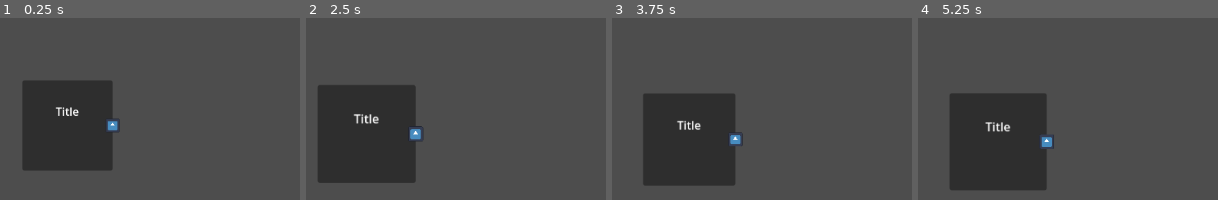
Above: before the commit, frames 1-4 (left to right).
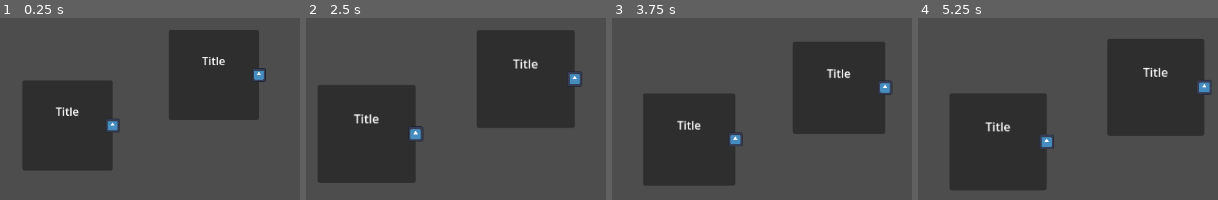
Above: after the commit, the same moments.

Repository: yosshipaopao/algo-game
Game: Godot game, scene res://main.tscn
Same seed, same stepped clock (60 frames per second), same inputs: the game is played once before the commit and once after it. The engine's default icon, where the game draws it, is replaced by a stand-in: a white triangle on a blue panel in a dark square.
Inputs (mouse positions are in pixels of both pictures, inside the frame that each line leads up to):
- Up to frame 1 (0.25 s): no input
- Up to frame 2 (2.5 s): tap Enter at 0.5 s; move the mouse to (549, 103) at 0.52 s; tap Mouse wheel up (zoom_in_cam) at 0.6, 2.3 s; click (549, 103) at 0.67 s; tap Mouse wheel down (zoom_out_cam) at 0.8 s; drag from (outside the picture) to (outside the picture) at 1.27 s; tap Space at 2 s; move the mouse to (453, 27) at 2.02 s; press the mouse at (453, 27) at 2.03 s
- Up to frame 3 (3.75 s): release the mouse at (759, 27) at 2.75 s; drag from (outside the picture) to (outside the picture) at 2.77 s; tap Enter at 3.5 s; move the mouse to (outside the picture) at 3.52 s; press the mouse at (outside the picture) at 3.53 s; tap Mouse wheel down (zoom_out_cam) at 3.6 s
- Up to frame 4 (5.25 s): release the mouse at (outside the picture) at 4.25 s; drag from (outside the picture) to (outside the picture) at 4.27 s; tap Space at 5 s; move the mouse to (1026, 125) at 5.02 s; tap Mouse wheel up (zoom_in_cam) at 5.1 s; click (1026, 125) at 5.17 s

The runs differ from the first frame. In frame 1, 15% of the frame differs, in the area x 56-89%, y 6-57%; in frame 2, 17%, in the area x 57-92%, y 6-61%; in frame 3, 15%; in frame 4, 17%.
Error after the commit: Parse Error: Class "Main" hides a global script class. (res://Main.gd:1)

Commit message:
fix connect algolizm

Diff:
--- a/Area2D.gd
+++ /dev/null
@@ -1,33 +0,0 @@
-extends Area2D
-
-var is_following_parent := true
-var is_mouse_entered := false
-var dragging := false
-var mouse_start: Vector2
-var start_pos: Vector2
-
-func _mouse_enter(): is_mouse_entered = true
-func _mouse_exit(): is_mouse_entered = false
-
-func _input(event: InputEvent) -> void:
-	if event is InputEventMouseButton:
-		if is_mouse_entered&&event.is_pressed():
-			mouse_start = get_viewport().get_mouse_position()
-			start_pos = position
-			dragging = true
-		else:
-			dragging = false
-
-func _physics_process(_delta: float) -> void:
-	if dragging&&get_parent().path_moveable:
-		var mouse_now := get_viewport().get_mouse_position()
-		mouse_now = mouse_now.clamp(Vector2(0, 0), get_viewport().size)
-		position = start_pos + (mouse_now - mouse_start) / get_parent().zoom
-		is_following_parent = false
-		if (position - Vector2(65, 0)).abs() < Vector2(65, 65):
-			is_following_parent = true
-			get_parent().redraw_path(false)
-		else:
-			get_parent().redraw_path()
-	if is_following_parent:
-		position = Vector2(65, 0)
--- a/CharacterBody2D.gd
+++ b/Block.gd
@@ -14,16 +14,13 @@
 
 signal moved(pos:Vector2)
 
-var zoom: Vector2:
-	get: return get_parent().zoom
-
 var dragging := false
 var mouse_start: Vector2
 var start_pos := Vector2.ZERO
 var start_path_pos: Vector2
 
-func _physics_process(_delta: float) -> void:
-	if dragging&&!Input.is_mouse_button_pressed(MOUSE_BUTTON_LEFT):
+func _process(_delta: float) -> void:
+	if dragging&&!Input.is_action_pressed("click"):
 		dragging = false
 		if reset_pos:
 			position = Vector2.ZERO
@@ -31,7 +28,7 @@
 		var mouse_now := get_viewport().get_mouse_position()
 		if limit_viewport:
 			mouse_now = mouse_now.clamp(Vector2(0, 0), get_viewport().size)
-		position = start_pos + (mouse_now - mouse_start) / zoom
+		position = start_pos + (mouse_now - mouse_start) / get_viewport().get_camera_2d().zoom
 		moved.emit(global_position)
 
 func _on_container_gui_input(event: InputEvent) -> void:
--- a/BlockRes.gd
+++ /dev/null
@@ -1,4 +0,0 @@
-class_name Block extends Resource
-
-
-@export var moveable := true
--- a/Camera2D.gd
+++ b/Camera2D.gd
@@ -5,16 +5,15 @@
 @onready var zoom_target: Vector2 = zoom
 var zoom_pos_target: Vector2 = Vector2.ZERO
 
-func _unhandled_input(event: InputEvent) -> void:
+func _input(event: InputEvent) -> void:
 	if event is InputEventMouseMotion:
 		if event.button_mask == MOUSE_BUTTON_MASK_MIDDLE:
 			position -= event.relative / zoom
 
-func _physics_process(delta: float) -> void:
+func _process(delta: float) -> void:
 	if Vector2.ZERO > get_viewport().get_mouse_position()||get_viewport().get_mouse_position() > Vector2(get_viewport().size):
 		return
-
-	var before = zoom_target
+	var before := zoom_target
 	if Input.is_action_just_pressed("zoom_in_cam"):
 		zoom_target *= 1.1
 	if Input.is_action_just_pressed("zoom_out_cam"):
@@ -23,7 +22,7 @@
 
 	if Input.is_action_just_pressed("zoom_in_cam")||Input.is_action_just_pressed("zoom_out_cam"):
 		var zoom_point_pos = get_viewport().get_mouse_position() - Vector2(get_viewport().size) / 2
-		zoom_pos_target += (zoom_point_pos / before - zoom_point_pos / zoom_target)
+		zoom_pos_target += zoom_point_pos / before - zoom_point_pos / zoom_target
 
 	zoom = zoom.slerp(zoom_target, zoom_speed * delta)
 	position += Vector2.ZERO.slerp(zoom_pos_target, zoom_speed * delta)
--- a/Path2D.gd
+++ b/Path2D.gd
@@ -1,10 +1,19 @@
 extends Path2D
 
-@onready var connection: Node2D = $"../connection"
+@onready var plug: Plug = $"../Plug"
+
+func _ready() -> void:
+	curve = Curve2D.new()
+	curve.add_point(Vector2(65,0),Vector2.ZERO,Vector2(200,0))
+	curve.add_point(Vector2(0,0),Vector2(-200,0),Vector2.ZERO)
 
 func _draw():
 	draw_polyline(curve.get_baked_points(), Color("#ff0000"), 4.0)
 
 func _process(_delta: float) -> void:
-	curve.set_point_position(1, connection.position)
-	queue_redraw()
+	if plug.connect_to or plug.dragging:
+		visible = true
+		curve.set_point_position(1, to_local(plug.global_position))
+		queue_redraw()
+	else:
+		visible = false
--- /dev/null
+++ b/Plug.gd
@@ -0,0 +1,47 @@
+class_name Plug extends Node2D
+
+
+var is_following := true
+var following_position := Vector2(65, 0)
+
+var connect_to : InputPort
+signal disconnect_port
+
+@onready var parent_block :BlockNode= get_parent()
+@onready var main :Main= get_parent().get_parent()
+var dragging := false
+var mouse_start: Vector2
+var start_pos: Vector2
+
+func _on_panel_gui_input(event: InputEvent) -> void:
+	if event is InputEventMouseButton:
+		if event.is_pressed():
+			mouse_start = get_viewport().get_mouse_position()
+			start_pos = position
+			dragging = true
+			main.dragging_connection = self
+		else:
+			dragging = false
+			if connect_to and (connect_to.global_position - global_position).length() > 50:
+				disconnect_port.emit()
+				connect_to = null
+				get_parent().remove_child(self)
+				parent_block.add_child(self)
+
+func _process(_delta: float) -> void:
+	if dragging:
+		var mouse_now := get_viewport().get_mouse_position()
+		mouse_now = mouse_now.clamp(Vector2(0, 0), get_viewport().size)
+		position = start_pos + (mouse_now - mouse_start) / get_viewport().get_camera_2d().zoom
+	elif not connect_to:
+		position = following_position
+
+
+func request_connect(input_port:InputPort)->bool:
+	if not connect_to:
+		get_parent().remove_child(self)
+		input_port.add_child(self)
+		position = Vector2.ZERO
+		connect_to = input_port
+		return true
+	return false
--- a/SelectorBlock.tscn
+++ /dev/null
@@ -1,31 +0,0 @@
-[gd_scene load_steps=3 format=3 uid="uid://dtex4pnswywhh"]
-
-[ext_resource type="Script" path="res://sub_viewport.gd" id="1_8jre7"]
-[ext_resource type="PackedScene" uid="uid://dwb5ifuh8tu4p" path="res://block.tscn" id="1_n213d"]
-
-[node name="SubViewportContainer2" type="SubViewportContainer"]
-custom_minimum_size = Vector2(0, 150)
-anchors_preset = 15
-anchor_right = 1.0
-anchor_bottom = 1.0
-grow_horizontal = 2
-grow_vertical = 2
-size_flags_horizontal = 3
-mouse_force_pass_scroll_events = false
-stretch = true
-
-[node name="SubViewport" type="SubViewport" parent="."]
-handle_input_locally = false
-physics_object_picking = true
-size = Vector2i(1152, 648)
-render_target_update_mode = 4
-script = ExtResource("1_8jre7")
-
-[node name="Camera2D" type="Camera2D" parent="SubViewport"]
-drag_horizontal_enabled = true
-drag_vertical_enabled = true
-
-[node name="Block" parent="SubViewport" instance=ExtResource("1_n213d")]
-path_moveable = false
-reset_pos = true
-limit_viewport = false
--- a/Test.tscn
+++ /dev/null
@@ -1,11 +0,0 @@
-[gd_scene load_steps=3 format=3 uid="uid://btacj2lsymg3q"]
-
-[ext_resource type="Script" path="res://Camera2D.gd" id="1_4slp6"]
-[ext_resource type="PackedScene" uid="uid://bi5jjxd8ie2q7" path="res://TestBlock.tscn" id="1_qityl"]
-
-[node name="Test" type="Node2D"]
-
-[node name="Camera2D" type="Camera2D" parent="."]
-script = ExtResource("1_4slp6")
-
-[node name="TestBlock" parent="." instance=ExtResource("1_qityl")]
--- a/TestBlock.tscn
+++ /dev/null
@@ -1,41 +0,0 @@
-[gd_scene load_steps=3 format=3 uid="uid://bi5jjxd8ie2q7"]
-
-[ext_resource type="Texture2D" uid="uid://jj2647cnncgy" path="res://icon.svg" id="1_pvpny"]
-
-[sub_resource type="StyleBoxTexture" id="StyleBoxTexture_pou7a"]
-texture = ExtResource("1_pvpny")
-
-[node name="TestBlock" type="Control"]
-layout_mode = 3
-anchor_left = -0.0564236
-anchor_top = -0.100309
-anchor_right = 0.0564236
-anchor_bottom = 0.100309
-grow_horizontal = 2
-grow_vertical = 2
-pivot_offset = Vector2(65, 65)
-metadata/_edit_use_anchors_ = true
-
-[node name="PanelContainer" type="PanelContainer" parent="."]
-layout_mode = 1
-anchors_preset = 15
-anchor_right = 1.0
-anchor_bottom = 1.0
-grow_horizontal = 2
-grow_vertical = 2
-
-[node name="PanelContainer2" type="PanelContainer" parent="."]
-layout_mode = 1
-anchors_preset = 6
-anchor_left = 1.0
-anchor_top = 0.5
-anchor_right = 1.0
-anchor_bottom = 0.5
-offset_left = -10.0
-offset_top = -10.0
-offset_right = 10.0
-offset_bottom = 10.0
-grow_horizontal = 0
-grow_vertical = 2
-pivot_offset = Vector2(10, 10)
-theme_override_styles/panel = SubResource("StyleBoxTexture_pou7a")
--- a/base.tscn
+++ /dev/null
@@ -1,89 +0,0 @@
-[gd_scene load_steps=5 format=3 uid="uid://cdrxjlb5vuh46"]
-
-[ext_resource type="PackedScene" uid="uid://dd7kpml6vme3t" path="res://main.tscn" id="1_pa0yk"]
-[ext_resource type="Script" path="res://scroll_container.gd" id="2_go476"]
-[ext_resource type="PackedScene" uid="uid://dtex4pnswywhh" path="res://SelectorBlock.tscn" id="3_gm0cm"]
-
-[sub_resource type="StyleBoxFlat" id="StyleBoxFlat_8ycug"]
-bg_color = Color(1, 0.326265, 0.394154, 1)
-
-[node name="Base" type="Control"]
-layout_mode = 3
-anchors_preset = 15
-anchor_right = 1.0
-anchor_bottom = 1.0
-grow_horizontal = 2
-grow_vertical = 2
-
-[node name="HSplitContainer" type="HSplitContainer" parent="."]
-layout_mode = 1
-anchors_preset = 15
-anchor_right = 1.0
-anchor_bottom = 1.0
-grow_horizontal = 2
-grow_vertical = 2
-theme_override_constants/separation = 10
-
-[node name="Panel" type="Panel" parent="HSplitContainer"]
-custom_minimum_size = Vector2(300, 0)
-layout_mode = 2
-size_flags_horizontal = 3
-theme_override_styles/panel = SubResource("StyleBoxFlat_8ycug")
-
-[node name="SubViewportContainer" type="SubViewportContainer" parent="HSplitContainer/Panel"]
-layout_mode = 1
-anchors_preset = 15
-anchor_right = 1.0
-anchor_bottom = 1.0
-grow_horizontal = 2
-grow_vertical = 2
-size_flags_horizontal = 3
-stretch = true
-
-[node name="SubViewport" type="SubViewport" parent="HSplitContainer/Panel/SubViewportContainer"]
-handle_input_locally = false
-physics_object_picking = true
-size = Vector2i(300, 2)
-render_target_update_mode = 4
-
-[node name="Node2D" parent="HSplitContainer/Panel/SubViewportContainer/SubViewport" instance=ExtResource("1_pa0yk")]
-
-[node name="ScrollContainer" type="ScrollContainer" parent="HSplitContainer"]
-clip_contents = false
-custom_minimum_size = Vector2(200, 0)
-layout_mode = 2
-size_flags_horizontal = 3
-mouse_force_pass_scroll_events = false
-scroll_vertical_custom_step = 1.0
-horizontal_scroll_mode = 0
-script = ExtResource("2_go476")
-
-[node name="VBoxContainer" type="VBoxContainer" parent="HSplitContainer/ScrollContainer"]
-clip_contents = true
-layout_mode = 2
-size_flags_horizontal = 3
-size_flags_vertical = 3
-theme_override_constants/separation = 0
-
-[node name="SubViewportContainer2" parent="HSplitContainer/ScrollContainer/VBoxContainer" instance=ExtResource("3_gm0cm")]
-layout_mode = 2
-
-[node name="SubViewportContainer3" parent="HSplitContainer/ScrollContainer/VBoxContainer" instance=ExtResource("3_gm0cm")]
-layout_mode = 2
-
-[node name="SubViewportContainer4" parent="HSplitContainer/ScrollContainer/VBoxContainer" instance=ExtResource("3_gm0cm")]
-layout_mode = 2
-
-[node name="SubViewportContainer5" parent="HSplitContainer/ScrollContainer/VBoxContainer" instance=ExtResource("3_gm0cm")]
-layout_mode = 2
-
-[node name="SubViewportContainer6" parent="HSplitContainer/ScrollContainer/VBoxContainer" instance=ExtResource("3_gm0cm")]
-layout_mode = 2
-
-[node name="SubViewportContainer7" parent="HSplitContainer/ScrollContainer/VBoxContainer" instance=ExtResource("3_gm0cm")]
-layout_mode = 2
-
-[connection signal="mouse_entered" from="HSplitContainer/Panel/SubViewportContainer" to="HSplitContainer/Panel/SubViewportContainer" method="_on_mouse_entered"]
-[connection signal="mouse_exited" from="HSplitContainer/Panel/SubViewportContainer" to="HSplitContainer/Panel/SubViewportContainer" method="_on_mouse_exited"]
-[connection signal="mouse_entered" from="HSplitContainer/ScrollContainer" to="HSplitContainer/ScrollContainer" method="_on_mouse_entered"]
-[connection signal="mouse_exited" from="HSplitContainer/ScrollContainer" to="HSplitContainer/ScrollContainer" method="_on_mouse_exited"]
--- a/block.tscn
+++ b/block.tscn
@@ -1,17 +1,21 @@
-[gd_scene load_steps=7 format=3 uid="uid://dwb5ifuh8tu4p"]
+[gd_scene load_steps=9 format=3 uid="uid://dwb5ifuh8tu4p"]
 
-[ext_resource type="Script" path="res://CharacterBody2D.gd" id="1_peoiq"]
+[ext_resource type="Script" path="res://Block.gd" id="1_peoiq"]
 [ext_resource type="Texture2D" uid="uid://jj2647cnncgy" path="res://icon.svg" id="2_52wwk"]
 [ext_resource type="Script" path="res://Path2D.gd" id="3_tvxfn"]
-[ext_resource type="Script" path="res://connection.gd" id="4_f0l8r"]
+[ext_resource type="Script" path="res://Plug.gd" id="4_f0l8r"]
+[ext_resource type="Script" path="res://input_port.gd" id="5_6yguq"]
 
-[sub_resource type="Curve2D" id="Curve2D_hl34a"]
+[sub_resource type="Curve2D" id="Curve2D_gdo5f"]
 _data = {
 "points": PackedVector2Array(-262.064, 3.77976, 200, 0, 65, 0, -200, 0, 248.204, 2.51984, 0, 0)
 }
 point_count = 2
 
 [sub_resource type="StyleBoxTexture" id="StyleBoxTexture_cvybw"]
+texture = ExtResource("2_52wwk")
+
+[sub_resource type="StyleBoxTexture" id="StyleBoxTexture_4ie3a"]
 texture = ExtResource("2_52wwk")
 
 [node name="Block" type="Node2D"]
@@ -44,14 +48,16 @@
 mouse_filter = 1
 
 [node name="Path2D" type="Path2D" parent="."]
-curve = SubResource("Curve2D_hl34a")
+curve = SubResource("Curve2D_gdo5f")
 script = ExtResource("3_tvxfn")
 
-[node name="connection" type="Node2D" parent="."]
+[node name="Plug" type="Node2D" parent="."]
+z_index = 1
 position = Vector2(65, 0)
 script = ExtResource("4_f0l8r")
 
-[node name="Panel" type="Panel" parent="connection"]
+[node name="Panel" type="Panel" parent="Plug"]
+z_index = 1
 offset_left = -10.0
 offset_top = -10.0
 offset_right = 10.0
@@ -63,6 +69,20 @@
 theme_override_styles/panel = SubResource("StyleBoxTexture_cvybw")
 metadata/_edit_use_anchors_ = true
 
-[connection signal="moved" from="." to="connection" method="_on_block_moved"]
+[node name="InputPort" type="Node2D" parent="."]
+position = Vector2(-65, 0)
+script = ExtResource("5_6yguq")
+
+[node name="Panel" type="Panel" parent="InputPort"]
+visible = false
+offset_left = -10.0
+offset_top = -10.0
+offset_right = 10.0
+offset_bottom = 10.0
+theme_override_styles/panel = SubResource("StyleBoxTexture_4ie3a")
+
+[connection signal="moved" from="." to="Plug" method="_on_block_moved"]
 [connection signal="gui_input" from="Container" to="." method="_on_container_gui_input"]
-[connection signal="gui_input" from="connection/Panel" to="connection" method="_on_panel_gui_input"]
+[connection signal="gui_input" from="Plug/Panel" to="Plug" method="_on_panel_gui_input"]
+[connection signal="mouse_entered" from="InputPort/Panel" to="InputPort" method="_on_panel_mouse_entered"]
+[connection signal="mouse_exited" from="InputPort/Panel" to="InputPort" method="_on_panel_mouse_exited"]
--- a/connection.gd
+++ /dev/null
@@ -1,37 +0,0 @@
-extends Node2D
-
-
-var is_following_parent := true
-var following_position := Vector2(65, 0)
-
-var dragging := false
-var mouse_start: Vector2
-var start_pos: Vector2
-
-var locked_position := following_position
-
-
-func _on_panel_gui_input(event: InputEvent) -> void:
-	if event is InputEventMouseButton:
-		if event.is_pressed():
-			mouse_start = get_viewport().get_mouse_position()
-			start_pos = position
-			dragging = true
-		else:
-			dragging = false
-
-func _physics_process(_delta: float) -> void:
-	if dragging:
-		var mouse_now := get_viewport().get_mouse_position()
-		mouse_now = mouse_now.clamp(Vector2(0, 0), get_viewport().size)
-		position = start_pos + (mouse_now - mouse_start) / get_parent().zoom
-		is_following_parent = false
-		if (position - Vector2(65, 0)).length()< Vector2(65, 65).length():
-			is_following_parent = true
-		locked_position = global_position
-
-	if is_following_parent:
-		position = following_position
-
-func _on_block_moved(_pos: Vector2) -> void:
-	global_position = locked_position
--- /dev/null
+++ b/input_port.gd
@@ -0,0 +1,15 @@
+class_name InputPort extends Node2D
+
+@onready var main : Main = get_parent().get_parent()
+
+var connect_to : Plug
+
+func _process(delta: float) -> void:
+	if not connect_to and to_local(get_global_mouse_position()).length() < 30 and Input.is_action_just_released("click"):
+		if main.dragging_connection:
+			if main.dragging_connection.request_connect(self):
+				connect_to = main.dragging_connection
+				connect_to.disconnect_port.connect(disconnect_port)
+
+func disconnect_port()->void:
+	connect_to = null
--- a/main.gd
+++ b/main.gd
@@ -1,7 +1,3 @@
-extends Node2D
+class_name Main extends Node2D
 
-@onready var camera_2d = $Camera2D
-
-var zoom : Vector2:
-	get:
-		return camera_2d.zoom
+var dragging_connection : Plug
--- a/main.tscn
+++ b/main.tscn
@@ -1,13 +1,16 @@
 [gd_scene load_steps=4 format=3 uid="uid://dd7kpml6vme3t"]
 
-[ext_resource type="PackedScene" uid="uid://dwb5ifuh8tu4p" path="res://block.tscn" id="1_aegk8"]
-[ext_resource type="Script" path="res://main.gd" id="1_xqeji"]
+[ext_resource type="PackedScene" uid="uid://dwb5ifuh8tu4p" path="res://Block.tscn" id="1_aegk8"]
+[ext_resource type="Script" path="res://Main.gd" id="1_r45e5"]
 [ext_resource type="Script" path="res://Camera2D.gd" id="2_f748d"]
 
-[node name="Node2D" type="Node2D"]
-script = ExtResource("1_xqeji")
+[node name="Main" type="Node2D"]
+script = ExtResource("1_r45e5")
 
 [node name="Camera2D" type="Camera2D" parent="."]
 script = ExtResource("2_f748d")
 
+[node name="Block2" parent="." instance=ExtResource("1_aegk8")]
+
 [node name="Block" parent="." instance=ExtResource("1_aegk8")]
+position = Vector2(211, -73)
--- a/project.godot
+++ b/project.godot
@@ -35,6 +35,11 @@
 "deadzone": 0.5,
 "events": []
 }
+click={
+"deadzone": 0.5,
+"events": [Object(InputEventMouseButton,"resource_local_to_scene":false,"resource_name":"","device":-1,"window_id":0,"alt_pressed":false,"shift_pressed":false,"ctrl_pressed":false,"meta_pressed":false,"button_mask":0,"position":Vector2(0, 0),"global_position":Vector2(0, 0),"factor":1.0,"button_index":1,"canceled":false,"pressed":false,"double_click":false,"script":null)
+]
+}
 
 [rendering]
 
--- a/scroll_container.gd
+++ /dev/null
@@ -1,16 +0,0 @@
-extends ScrollContainer
-
-@export var scroll_value := 50
-
-var is_mouse_entered := false
-
-func _on_mouse_entered() -> void:is_mouse_entered=true
-func _on_mouse_exited() -> void:is_mouse_entered=false
-
-func _physics_process(_delta: float) -> void:
-	#print(Input.is_action_just_pressed("zoom_in_cam"),Input.is_action_just_pressed("zoom_out_cam"))
-	if is_mouse_entered:
-		if Input.is_action_just_pressed("zoom_in_cam"):
-			get_v_scroll_bar().value -= scroll_value
-		if Input.is_action_just_pressed("zoom_out_cam"):
-			get_v_scroll_bar().value += scroll_value
--- a/selector_block.gd
+++ /dev/null
@@ -1,6 +0,0 @@
-extends SubViewportContainer
-
-@onready var sub_viewport: SubViewport = $SubViewport
-
-func _ready() -> void:
-	sub_viewport.handle_input_locally = true
--- a/sub_viewport.gd
+++ /dev/null
@@ -1,3 +0,0 @@
-extends SubViewport
-
-const zoom := Vector2.ONE
